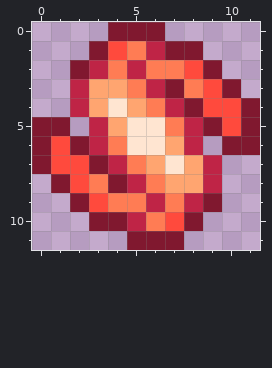
Pixel-art sprite -- Items/Materials/DoradoFragment.png. That is the earlier state.
The file is 24x24 pixels, drawn in blocks of 2x2; one block is one cell here.
The result:
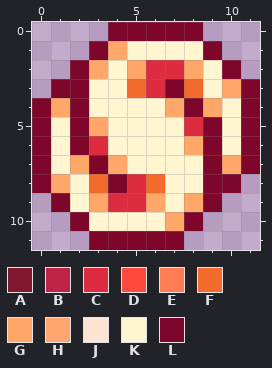
Palette (. is transparent): A #80182f  B #bf2446  C #dd2c3f  D #ff4a3d  E #ff7c54  F #f26a2c  G #ffa768  H #ffa570  J #ffe5d1  K #fff5d1  L #7f062b
Change:
@@ x 0..11 @@
- 0 ....AAA.....
- 1 ...ADEBAA...
- 2 ..ABEBEEDA..
- 3 ..BHHEBAEDA.
- 4 ..BHJHEBADDA
- 5 AA.BHJJEBADA
- 6 ADABEJJHB.AA
- 7 ADDABEHJHB..
- 8 .ADEABEHHB..
- 9 ..ADEEBEBA..
-10 ...AABEDA...
-11 .....AAA....
+ 0 ....LLLLL...
+ 1 ...LGKKKKL..
+ 2 ..LGKGCCGKL.
+ 3 .LLKKFCLFKGL
+ 4 LGLKKKKGLGKL
+ 5 LKLGKKKKCLKL
+ 6 LKLCKKKKGLKL
+ 7 LKGLGKKKKLGL
+ 8 LGKFLCFKKLL.
+ 9 .LKGCCGKGL..
+10 ..LKKKKGL...
+11 ...LLLLL....
Where, in picture pixels (left, top, right, bottom), the same in both pictures:
changed: (32, 22, 260, 250)
